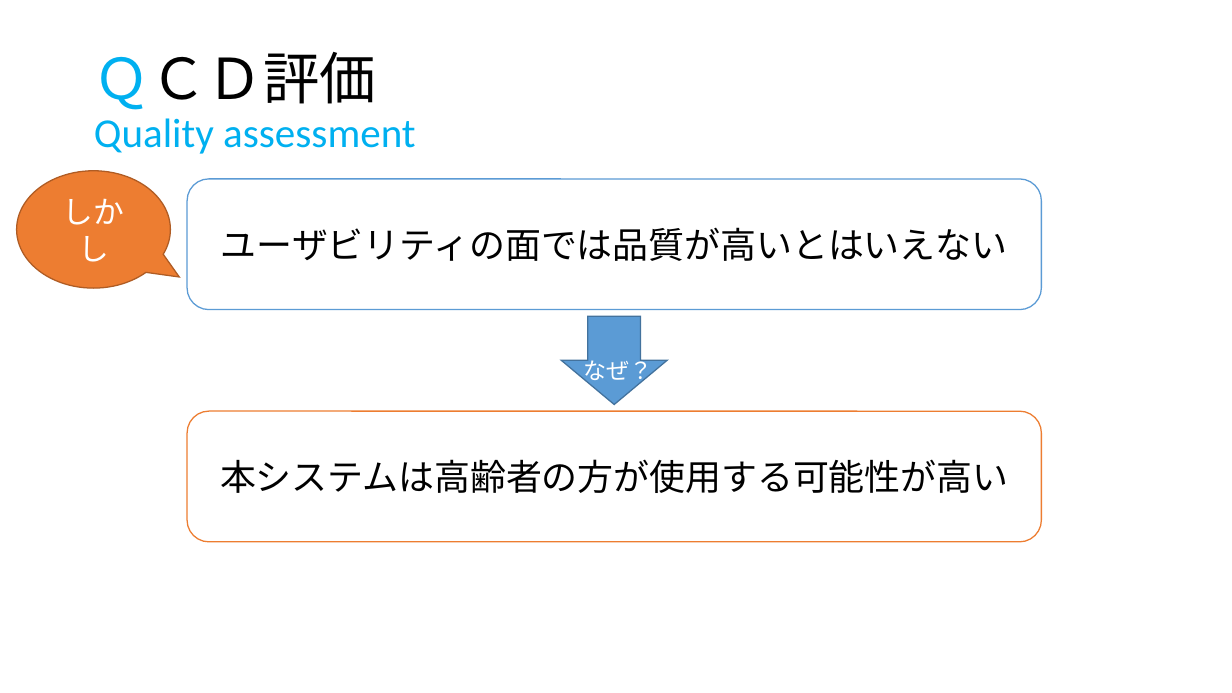
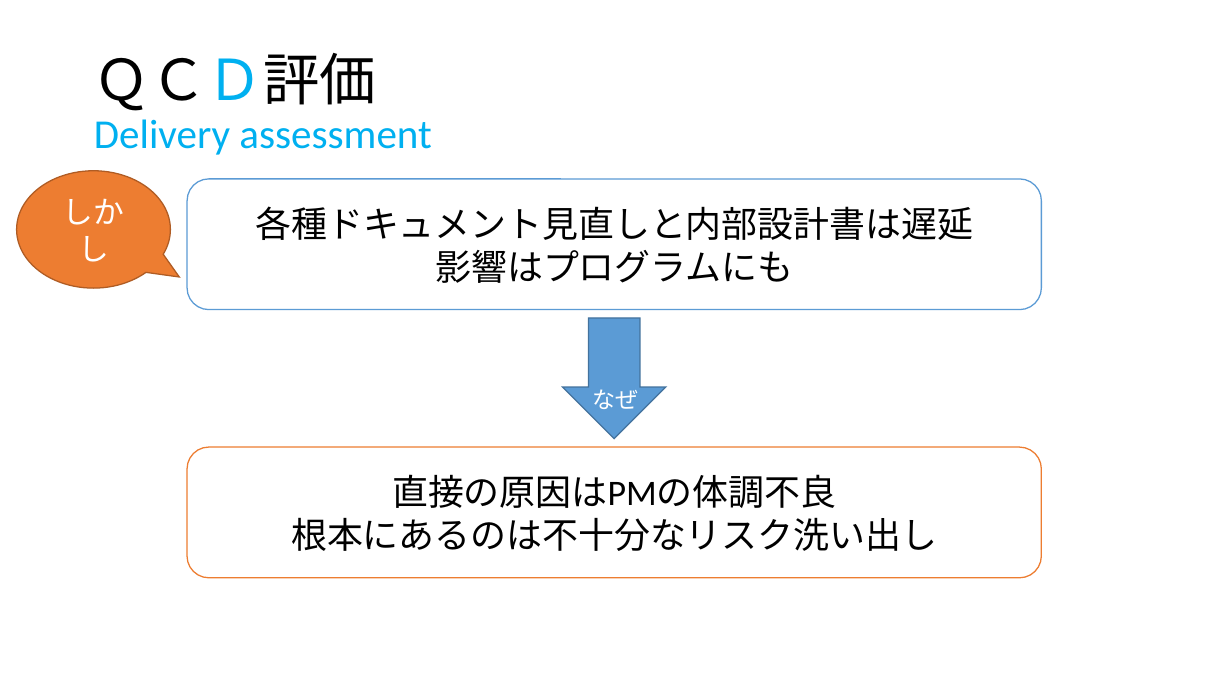
Before and after one commit to IzumiYuuta/PMyabukikenC, a slide deck: slide 2 of 最終発表/最終発表（納期）.pptx (slide 4 before the commit). Drawn at 1232x693 pixels with LibreOffice and Linux fonts; fonts in the diff are those of the drawing. Boxes give left, top, right and bottom in pixels: in the first picture for what was removed or moved away, otherwise in the second. Text is boxed around its words. In the diff, an @@ line names an element or a change of style, - is before the commit and + after.

```diff
--- a/最終発表/最終発表（納期）.pptx
+++ b/最終発表/最終発表（納期）.pptx
@@ title at bbox=[94, 53, 431, 155]: text changed @@
-ＱＣＤ評価
-Quality assessment
+ＱＣＤ評価
+Delivery assessment
@@ text in rounded rectangle at bbox=[255, 206, 973, 283]: text changed @@
-ユーザビリティの面では品質が高いとはいえない
+各種ドキュメント見直しと内部設計書は遅延
+影響はプログラムにも
@@ down arrow: place and size @@
-down arrow at bbox=[562, 316, 667, 404]
+down arrow at bbox=[563, 318, 666, 439]
@@ text added at bbox=[592, 389, 638, 409], 18 pt, text #FFFFFF @@
+なぜ
@@ rounded rectangle "直接の原因はPMの体調不良": place and size @@
-rounded rectangle "直接の原因はPMの体調不良" at bbox=[188, 411, 1043, 542]
+rounded rectangle "直接の原因はPMの体調不良" at bbox=[187, 447, 1042, 578]
@@ text in rounded rectangle at bbox=[291, 474, 937, 551]: text changed @@
-本システムは高齢者の方が使用する可能性が高い
+直接の原因はPMの体調不良
+根本にあるのは不十分なリスク洗い出し
```
Also in this commit, not shown: 2 other slides changed, 2 slides added, 2 slides removed, 2 other files.
